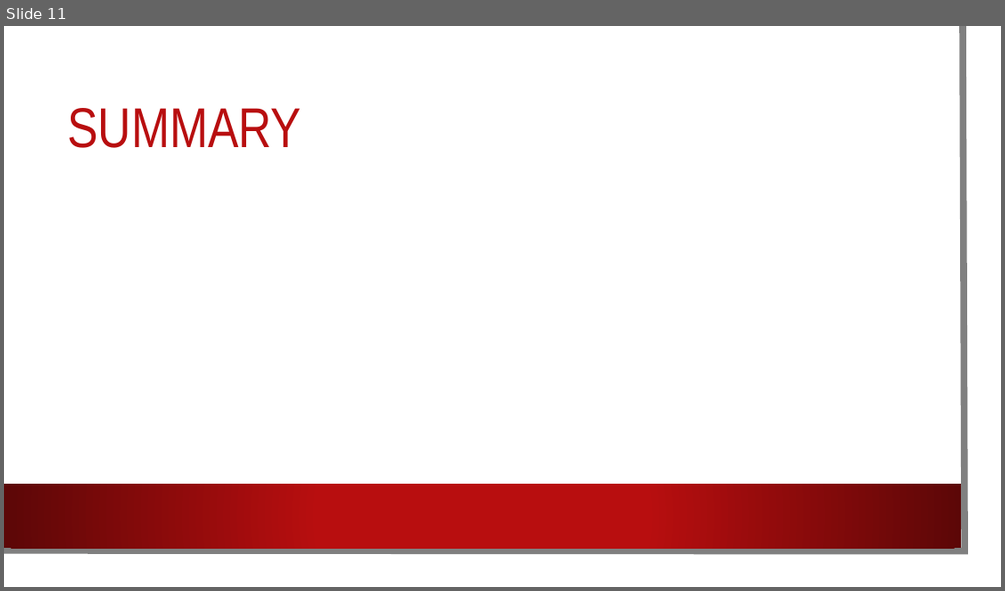
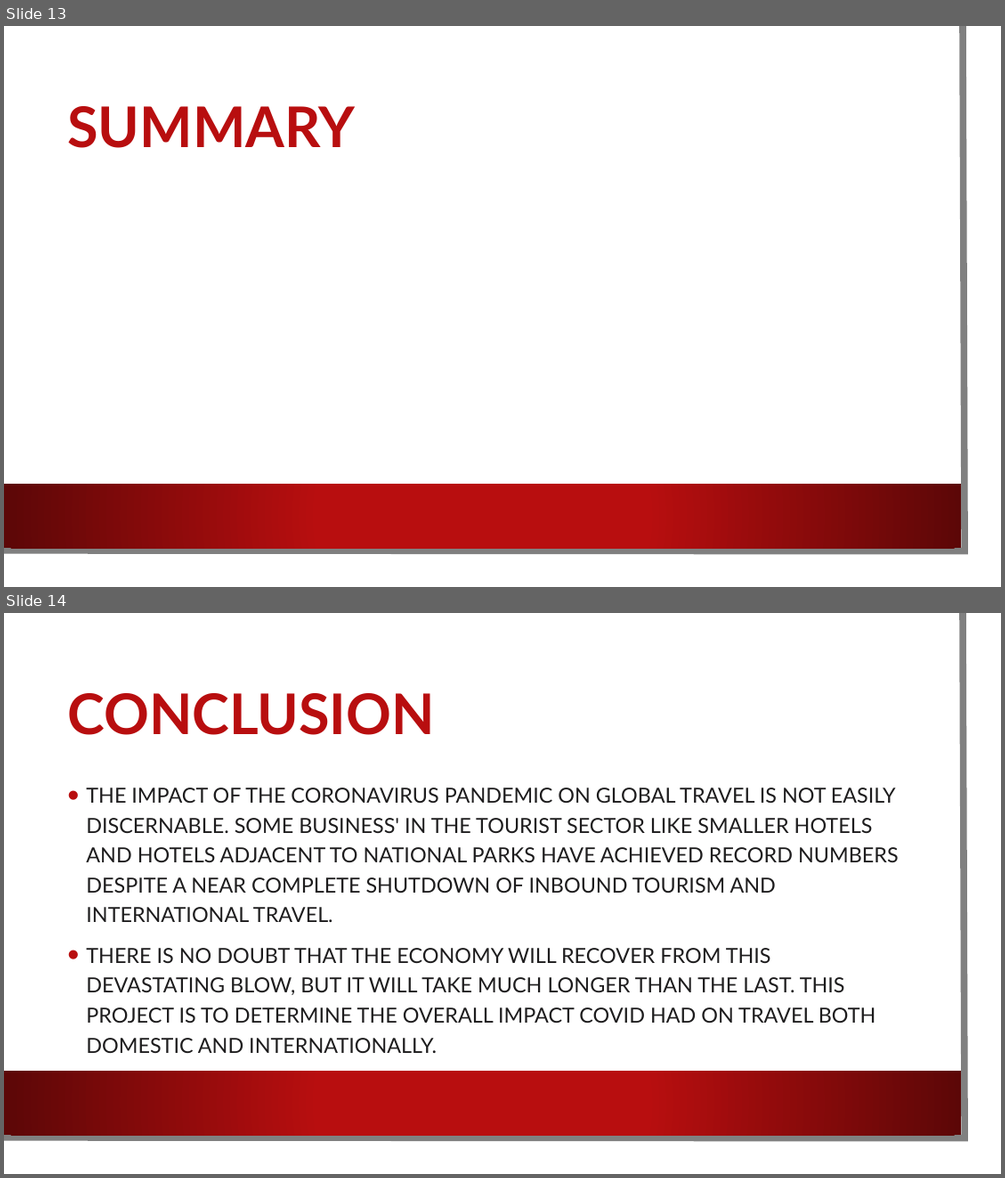
Before and after one commit to Team-Dynamite/Project-TNT, a slide deck: Media/Presentation (1).pptx. Shown one above the other, each under a label of ours: slide 11 before the commit, slides 13 and 14 after it. The pictures are 1005x591 and 1005x1178 pixels, drawn with LibreOffice and Linux fonts; fonts in the diff are those of the drawing; background and template pictures are left out. Boxes give left, top, right and bottom in pixels: in the first picture for what was removed or moved away, otherwise in the second. Text is boxed around its words. In the diff, an @@ line names an element or a change of style, - is before the commit and + after.

```diff
--- a/Media/Presentation (1).pptx
+++ b/Media/Presentation (1).pptx
@@ slide 14 added at [4, 613, 1001, 1174], background picture (left out); not listed: 3 template elements that a slide beside it also shows @@
@@ title added at [67, 693, 435, 735], 54 pt, text #B80E0F, bold @@
+CONCLUSION
@@ text added at [86, 787, 898, 1053], 20 pt, text #1D1C1D @@
+• THE IMPACT OF THE CORONAVIRUS PANDEMIC ON GLOBAL TRAVEL IS NOT EASILY DISCERNABLE. SOME BUSINESS' IN THE TOURIST SECTOR LIKE SMALLER HOTELS AND HOTELS ADJACENT TO NATIONAL PARKS HAVE ACHIEVED RECORD NUMBERS DESPITE A NEAR COMPLETE SHUTDOWN OF INBOUND TOURISM AND INTERNATIONAL TRAVEL.
+• THERE IS NO DOUBT THAT THE ECONOMY WILL RECOVER FROM THIS DEVASTATING BLOW, BUT IT WILL TAKE MUCH LONGER THAN THE LAST. THIS PROJECT IS TO DETERMINE THE OVERALL IMPACT COVID HAD ON TRAVEL BOTH DOMESTIC AND INTERNATIONALLY.
@@ what was slide 11 is now slide 13 @@
@@ slide 13 changed as well @@
@@ title "SUMMARY" at [67, 106, 355, 148]: font Arial Narrow to Lato, bold on @@
```
Also in this commit, not shown: 8 other slides changed, 4 other slides added, 3 slides removed.
